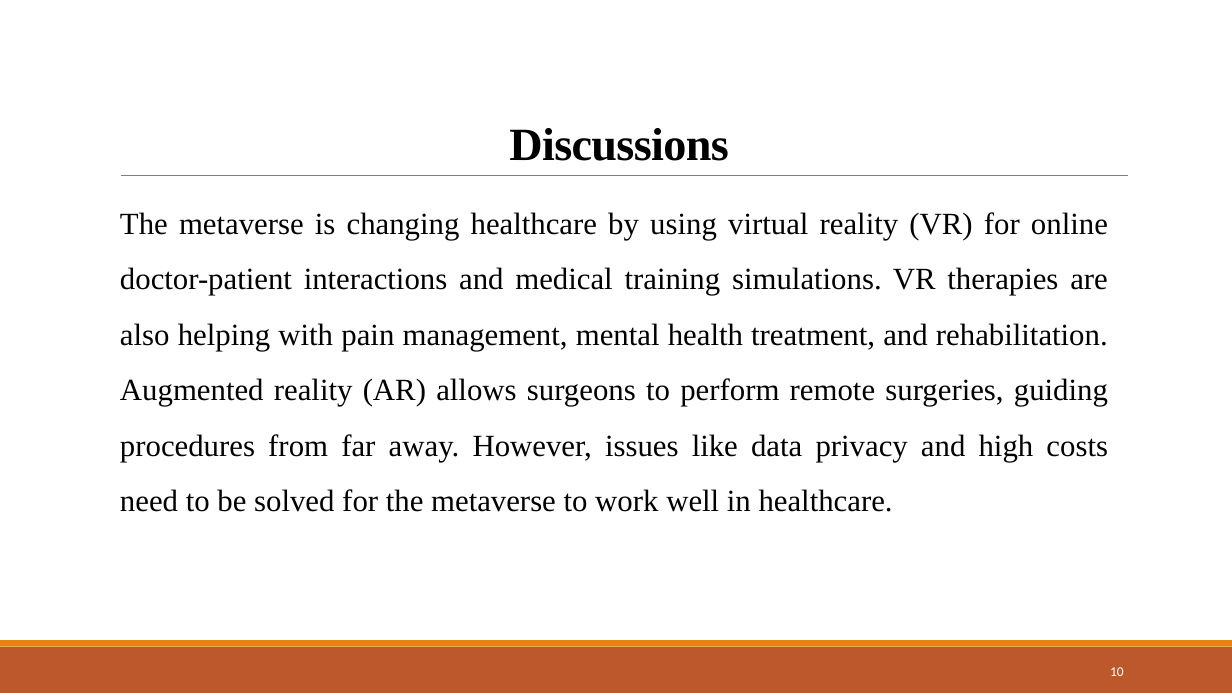
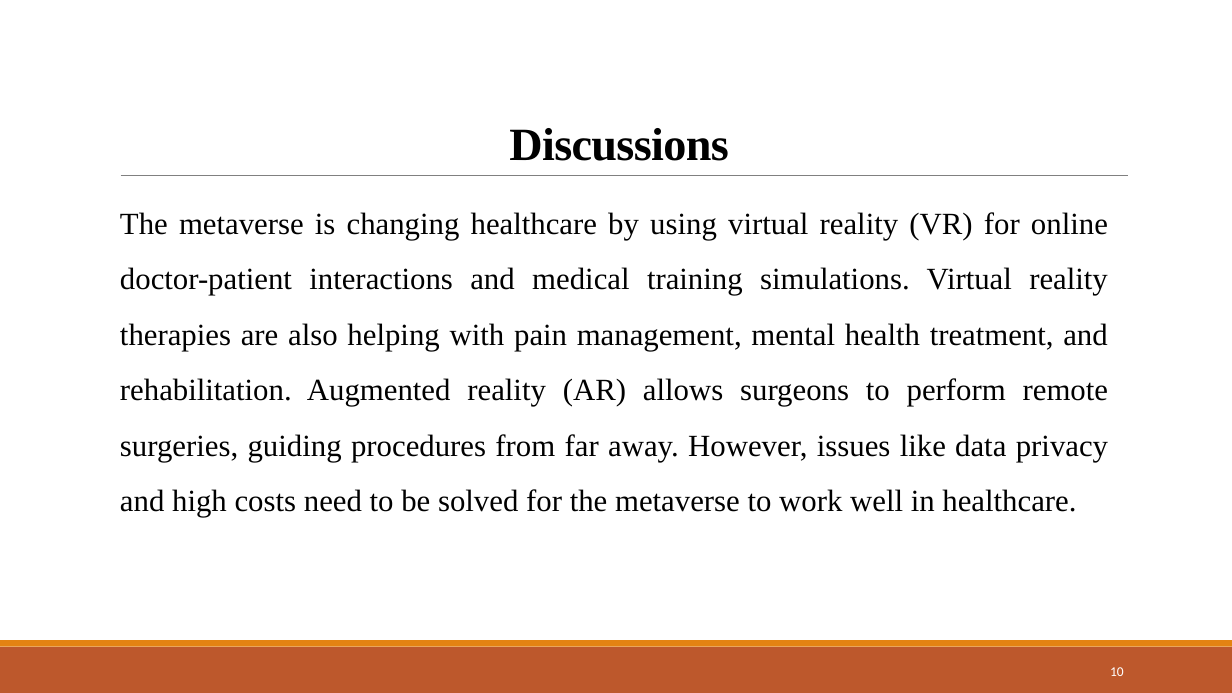
Before and after one commit to Devjethva1111/Metaverse-in-Healthcare, a slide deck: slide 10 of Seminar PPT/23MDS003 - Seminar.pptx. Drawn at 1232x693 pixels with LibreOffice and Linux fonts; fonts in the diff are those of the drawing. Boxes give left, top, right and bottom in pixels: in the first picture for what was removed or moved away, otherwise in the second. Text is boxed around its words. In the diff, an @@ line names an element or a change of style, - is before the commit and + after.

```diff
--- a/Seminar PPT/23MDS003 - Seminar.pptx
+++ b/Seminar PPT/23MDS003 - Seminar.pptx
@@ text at [120,212,1108,517]: text changed @@
-The metaverse is changing healthcare by using virtual reality (VR) for online doctor-patient interactions and medical training simulations. VR therapies are also helping with pain management, mental health treatment, and rehabilitation. Augmented reality (AR) allows surgeons to perform remote surgeries, guiding procedures from far away. However, issues like data privacy and high costs need to be solved for the metaverse to work well in healthcare.
+The metaverse is changing healthcare by using virtual reality (VR) for online doctor-patient interactions and medical training simulations. Virtual reality therapies are also helping with pain management, mental health treatment, and rehabilitation. Augmented reality (AR) allows surgeons to perform remote surgeries, guiding procedures from far away. However, issues like data privacy and high costs need to be solved for the metaverse to work well in healthcare.
```
Also in this commit, not shown: 6 other slides changed, 1 other file.
